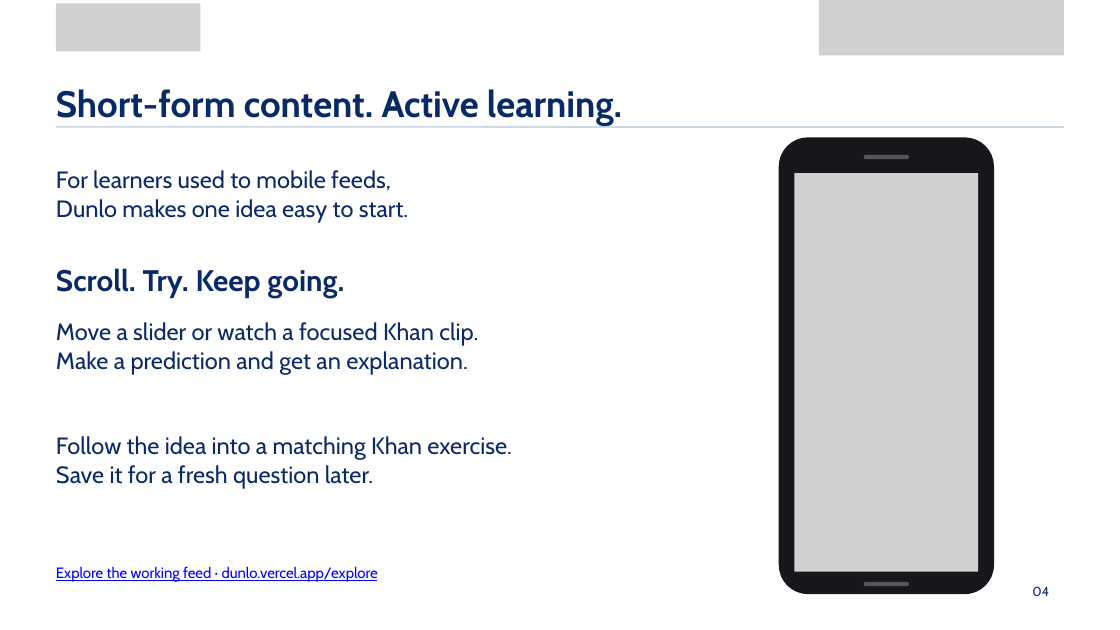
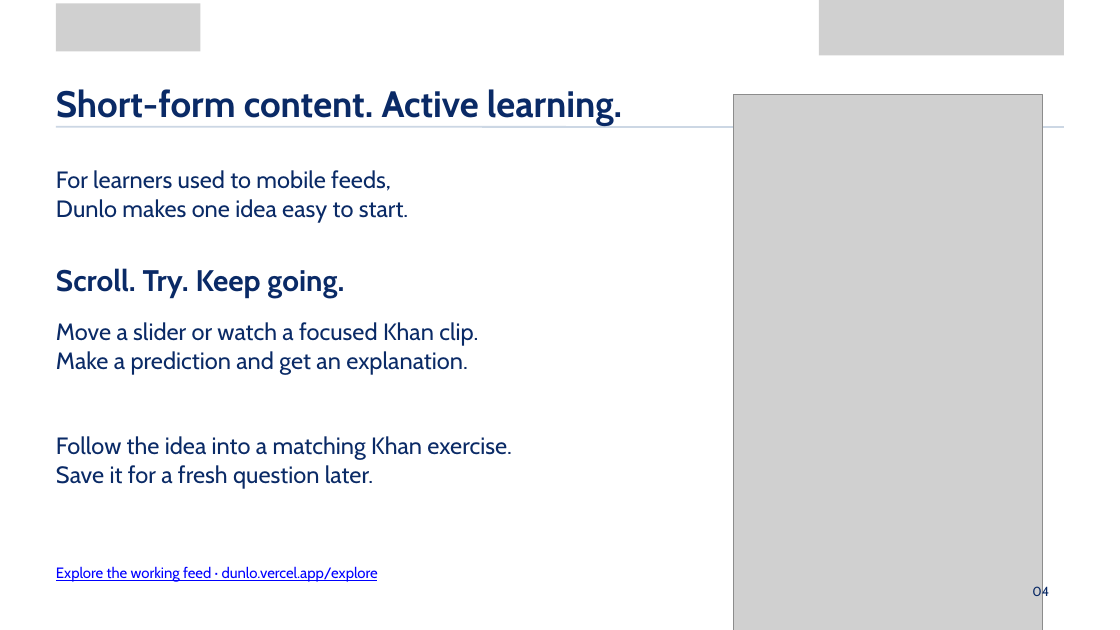
Before and after one commit to KhanAcademy-Backtrack/KhanAcademy-Backtrack-Demo, a slide deck: slide 4 of output/BACKTRACK_KEIC_2026.pptx. Drawn at 1120x630 pixels with LibreOffice and Linux fonts; fonts in the diff are those of the drawing; grey boxes stand for pictures; background and template pictures are left out. Boxes give left, top, right and bottom in pixels: in the first picture for what was removed or moved away, otherwise in the second. Text is boxed around its words. In the diff, an @@ line names an element or a change of style, - is before the commit and + after.

```diff
--- a/output/BACKTRACK_KEIC_2026.pptx
+++ b/output/BACKTRACK_KEIC_2026.pptx
@@ picture added at [734,95,1043,630] @@
@@ freeform shape removed at [779,138,994,595] @@
@@ picture removed at [795,173,979,571] @@
@@ freeform shape removed at [864,155,909,159] @@
@@ freeform shape removed at [864,582,909,586] @@
```
Also in this commit, not shown: 13 other slides changed, 1 slide added, 1 slide removed, 6 other files.
